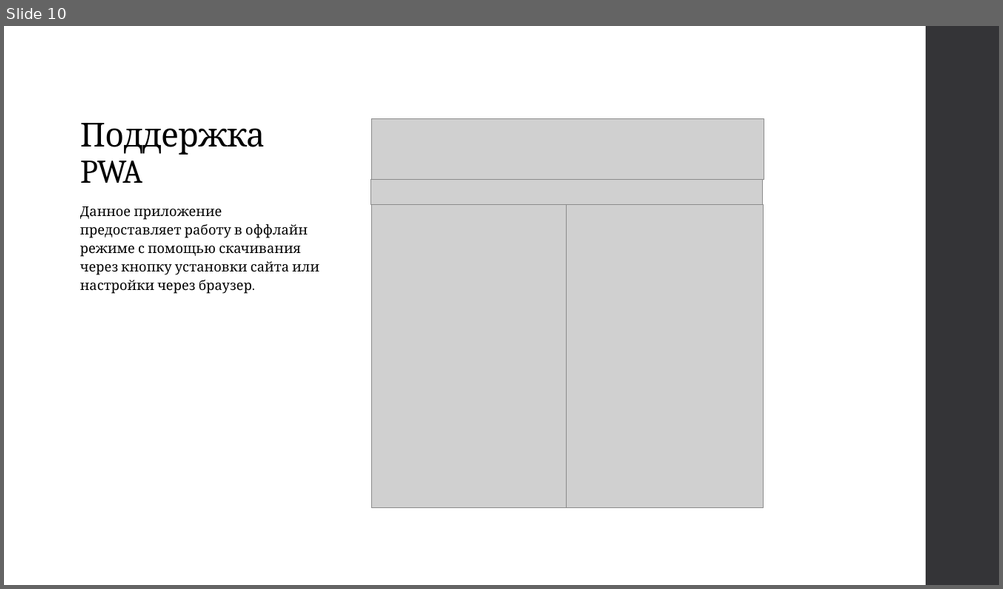
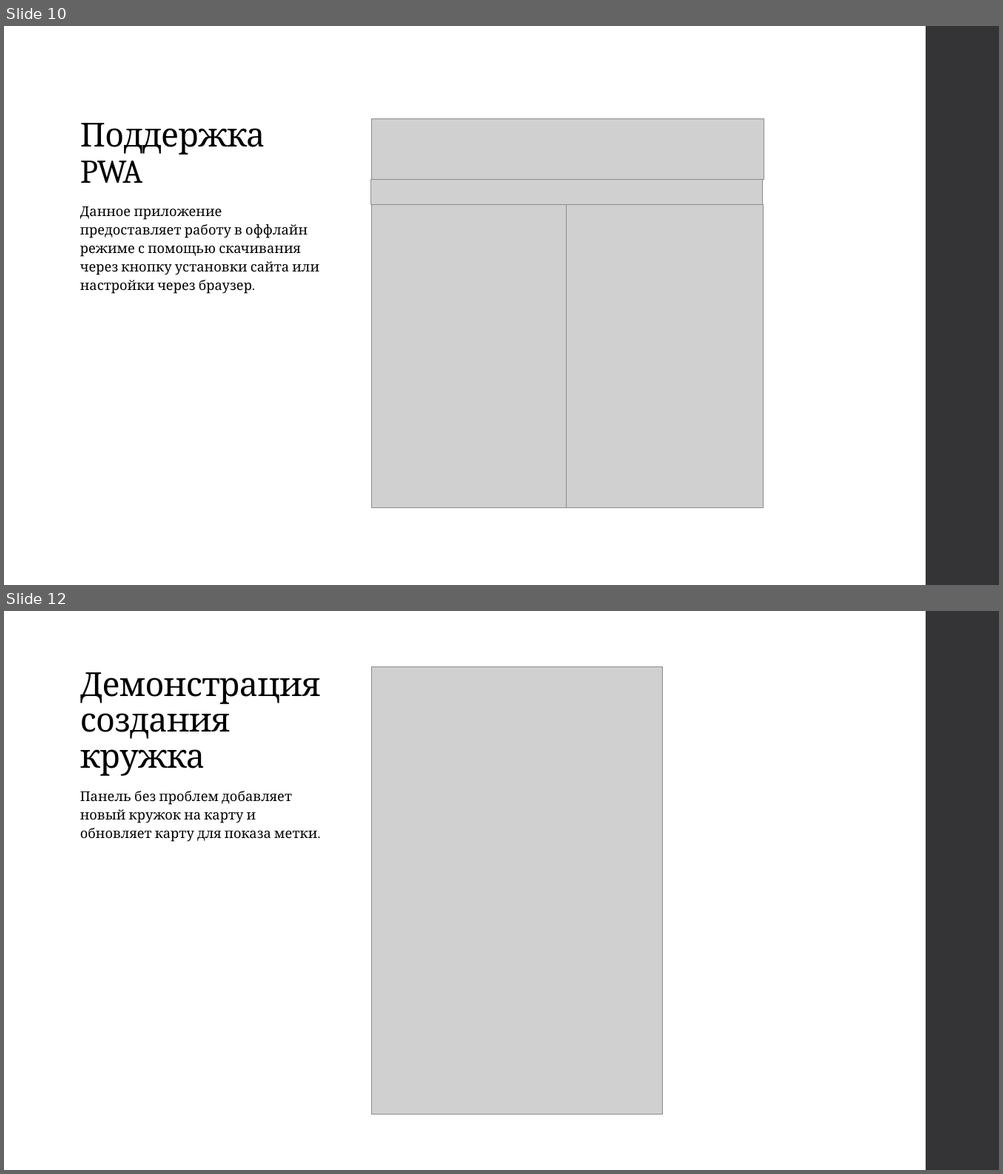
Before and after one commit to UV16-B/Club-Map, a slide deck: Карта детства.pptx. Shown one above the other, each under a label of ours: slide 10 before the commit, slides 10 and 12 after it; the slides between them are not shown. The pictures are 1003x589 and 1003x1174 pixels, drawn with LibreOffice and Linux fonts; fonts in the diff are those of the drawing; grey boxes stand for pictures. Boxes give left, top, right and bottom in pixels: in the first picture for what was removed or moved away, otherwise in the second. Text is boxed around its words. In the diff, an @@ line names an element or a change of style, - is before the commit and + after.

```diff
--- a/Карта детства.pptx
+++ b/Карта детства.pptx
@@ slide 12 added at [4,611,999,1170], background #FFFFFF; not listed: 1 template element that a slide beside it also shows @@
@@ title added at [80,672,320,776], 32 pt, text #000000 @@
+Демонстрация создания кружка
@@ picture added at [372,667,663,1115] @@
@@ text added at [80,791,317,842], 13 pt, text #000000 @@
+Панель без проблем добавляет новый кружок на карту и обновляет карту для показа метки.
```
Also in this commit, not shown: 1 other slide added.
